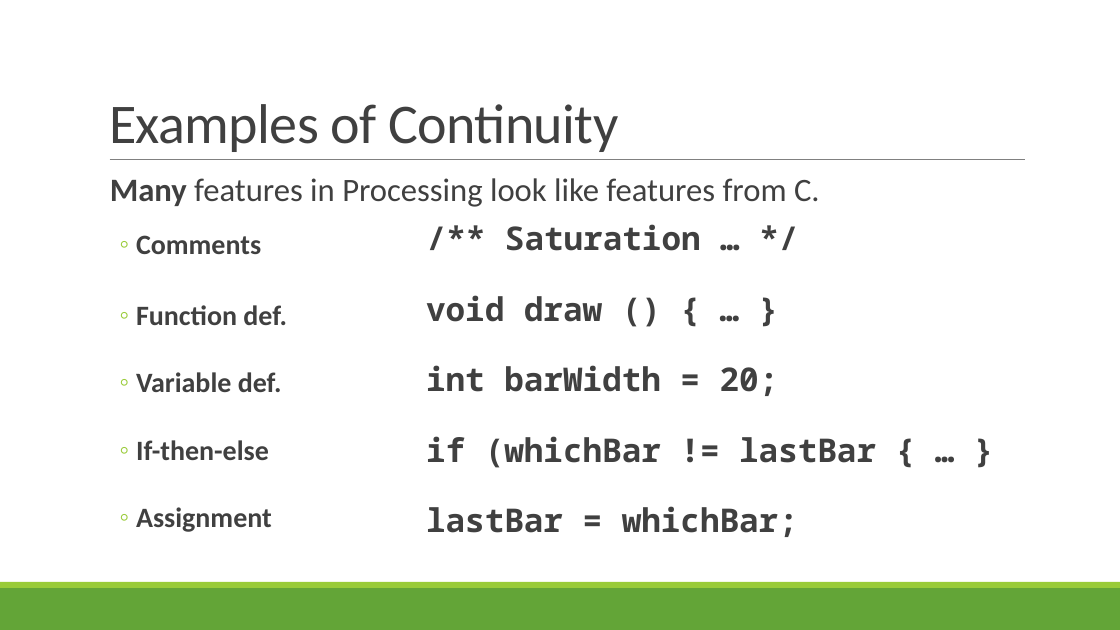
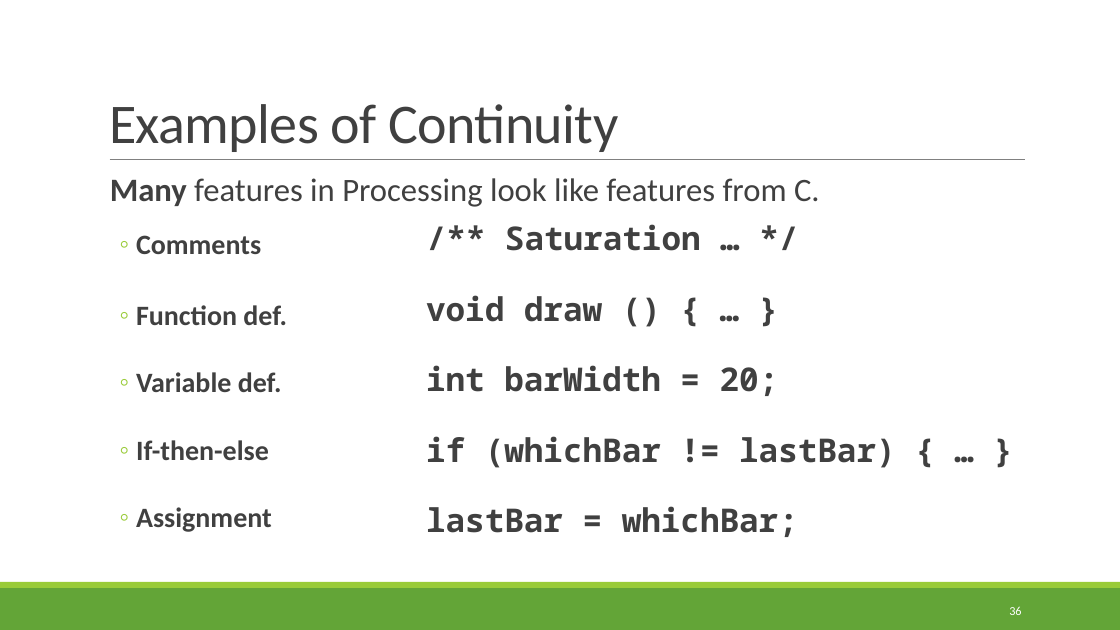
Before and after one commit to rbohrer/pl-course, a slide deck: slide 36 of LectureSlides/12Play.pptx (slide 32 before the commit). Drawn at 1120x630 pixels with LibreOffice and Linux fonts; fonts in the diff are those of the drawing. Boxes give left, top, right and bottom in pixels: in the first picture for what was removed or moved away, otherwise in the second. Text is boxed around its words. In the diff, an @@ line names an element or a change of style, - is before the commit and + after.

```diff
--- a/LectureSlides/12Play.pptx
+++ b/LectureSlides/12Play.pptx
@@ text at [426, 224, 896, 537]: text changed @@
-  /** Saturation … */
-  void draw () { … }
-  int barWidth = 20;
-  if (whichBar != lastBar { … }
-  lastBar = whichBar;
+  /** Saturation … */
+  void draw () { … }
+  int barWidth = 20;
+  if (whichBar != lastBar) { … }
+  lastBar = whichBar;
@@ page number added at [1009, 606, 1021, 615], 10.5 pt, text #FFFFFF @@
+36
```
Also in this commit, not shown: 35 other slides changed, 4 slides added.
